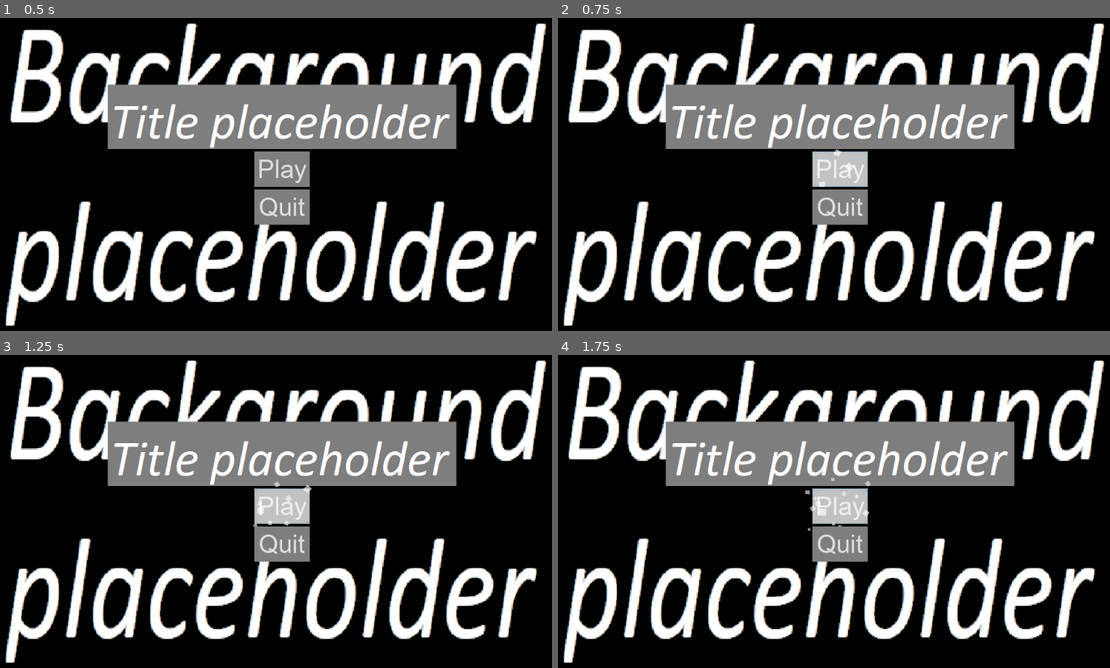
Above: before the commit, frames 1-4 (two rows, left to right).
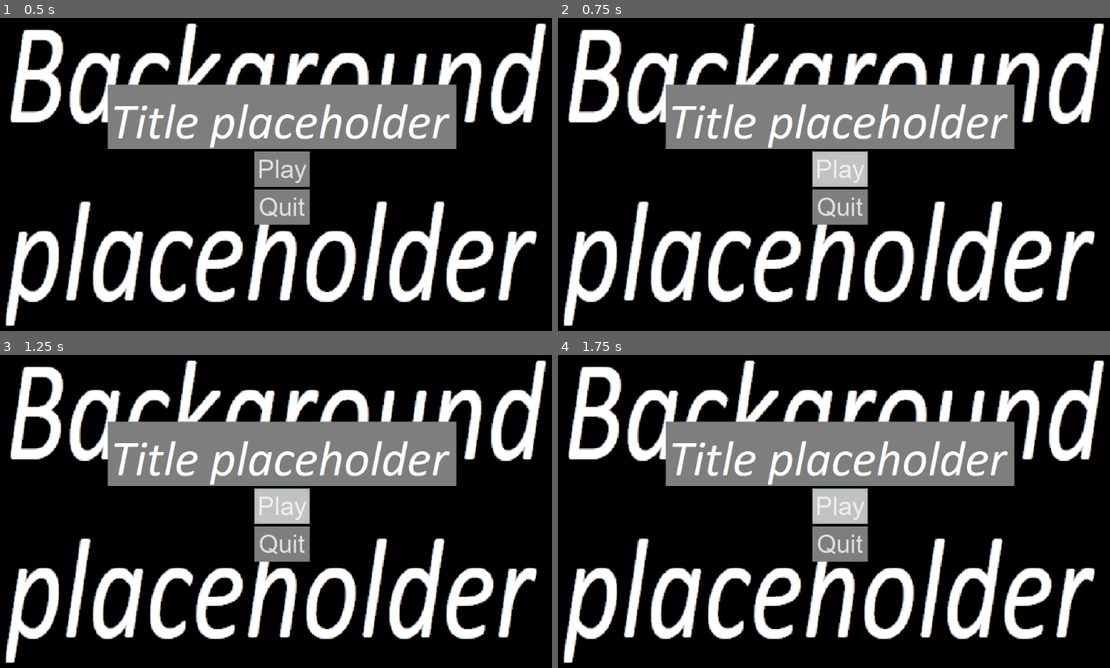
Above: after the commit, the same moments.

Repository: VB-s-game-dev-team/teraformer-game
Game: Godot game, scene res://TitleScreen/TitleScreen.tscn
The game is run twice, just before and just after one commit, with the same random seed, the same clock (stepped at 60 frames per second) and the same inputs.
Inputs:
- Up to frame 1 (0.5 s): no input
- Up to frame 2 (0.75 s): click "Play" at 0.5 s
- Up to frame 3 (1.25 s): no input
- Up to frame 4 (1.75 s): click "Play" at 1.25 s

Frame 1 is identical in both runs. In frame 2, less than 0.1% of the frame differs, in the area x 47-54%, y 41-55%; in frame 3, less than 0.1%; in frame 4, 0.1%, in the area x 44-57%, y 39-57%.
Error before the commit: Parse Error: The identifier "GlobalStuff" isn't a valid type (not a script or class), or couldn't be found on base "self". (res://TitleScreen/MainMenu.gd:3)

Commit message:
Fixed building spot and added resource bar
Info about resource bar and resources in a comment in ResourcesBar.gd

Diff:
--- a/GlobalStuff.gd
+++ b/GlobalStuff.gd
@@ -7,7 +7,7 @@
 func _ready():
 	set_screen("TitleScreen")
 
-#Swith to a new screen
+# Switch to a new screen
 # The active one is deleted
 # "" as a parameter closes the game
 func set_screen(path: String):
--- a/Planet/Planet.gd
+++ b/Planet/Planet.gd
@@ -8,18 +8,22 @@
 var _rotation_timer := OS.get_ticks_msec()
 var _was_rotating = false
 
+# Process
 func _process(delta: float) -> void:
 	if _rotation_timer + _planet_rotation_duration - 1000 * delta > OS.get_ticks_msec():
 		PlanetRotationNode.rotate(delta * _planet_rotation_direction * _planet_rotation_speed * PI / 2)
 	elif _was_rotating:
 		_terminate_rotation()
 
+# Left rotate button on click
 func _on_LeftRotateButton_button_up() -> void:
 	_initiate_rotation(1)
 
+# Right rotate button on click
 func _on_RightRotateButton_button_up() -> void:
 	_initiate_rotation(-1)
 
+# Set rotation variables and disable input
 func _initiate_rotation(new_direction: int)	-> void:
 	_was_rotating = true
 	get_tree().get_root().set_disable_input(true)
@@ -28,6 +32,7 @@
 	_rotation_timer = OS.get_ticks_msec()
 	PlanetRotationNode.rotation_position = (PlanetRotationNode.rotation_position + new_direction) % 4
 
+# Fix any rotation errors and enable input
 func _terminate_rotation() -> void:
 	get_tree().get_root().set_disable_input(false)
 	PlanetRotationNode.fix_rotation_error()
--- a/Planet/Planet.tscn
+++ b/Planet/Planet.tscn
@@ -6,7 +6,8 @@
 [ext_resource path="res://Planet/base.png" type="Texture" id=4]
 [ext_resource path="res://Planet/station.png" type="Texture" id=5]
 [ext_resource path="res://Planet/Planet.gd" type="Script" id=6]
-[ext_resource path="res://BuildingSpot/BuildingSpot.tscn" type="PackedScene" id=8]
+[ext_resource path="res://ResourcesBar/ResourcesBar.tscn" type="PackedScene" id=7]
+[ext_resource path="res://Planet/building_spot/building_spot.tscn" type="PackedScene" id=8]
 
 [sub_resource type="DynamicFont" id=1]
 size = 32
@@ -303,6 +304,10 @@
 __meta__ = {
 "_edit_use_anchors_": false
 }
+
+[node name="ResourcesBar" parent="." instance=ExtResource( 7 )]
+margin_left = 464.0
+margin_right = 1872.0
 [connection signal="button_down" from="PlanetRotationNode/Base/ShopButton" to="." method="_on_ShopButton_button_down"]
 [connection signal="button_down" from="PlanetRotationNode/MineStation/MineButton" to="." method="_on_MineButton_button_down"]
 [connection signal="button_down" from="PlanetRotationNode/BattleStation/BattleButton" to="." method="_on_BattleButton_button_down"]
--- a/BuildingSpot/BuildingSpot.gd
+++ b/Planet/building_spot/building_spot.gd
@@ -3,7 +3,11 @@
 onready var BuyMenu = $BuyMenu
 
 func _on_BuyButton_button_up() -> void:
+	get_tree().paused = true
+	pause_mode = Node.PAUSE_MODE_PROCESS
 	BuyMenu.visible = true
 
 func _on_CloseButton_button_up() -> void:
+	get_tree().paused = false
+	pause_mode = Node.PAUSE_MODE_STOP
 	BuyMenu.visible = false
--- a/BuildingSpot/BuildingSpot.tscn
+++ b/Planet/building_spot/building_spot.tscn
@@ -1,9 +1,9 @@
 [gd_scene load_steps=6 format=2]
 
 [ext_resource path="res://fonts/ARIAL.TTF" type="DynamicFontData" id=1]
-[ext_resource path="res://BuildingSpot/BuildingSpot.gd" type="Script" id=2]
-[ext_resource path="res://BuildingSpot/buildingSpot.png" type="Texture" id=3]
-[ext_resource path="res://BuildingSpot/buildingSpotMenu.png" type="Texture" id=4]
+[ext_resource path="res://Planet/building_spot/building_spot.gd" type="Script" id=2]
+[ext_resource path="res://Planet/building_spot/buildingSpot.png" type="Texture" id=3]
+[ext_resource path="res://Planet/building_spot/buildingSpotMenu.png" type="Texture" id=4]
 
 [sub_resource type="DynamicFont" id=1]
 size = 27
--- /dev/null
+++ b/ResourcesBar/ResourcesBar.gd
@@ -0,0 +1,15 @@
+extends Control
+
+onready var CosmicCreditsValue = $CosmicCreditsValue
+onready var StarDustValue = $StarDustValue
+onready var LevelValue = $LevelValue
+onready var XPValue = $XPValue
+
+func _ready() -> void:
+	pass
+# Sets the values according to the global variables
+# Names like cosmic credits and star dust are temporary, but in any case:
+# star dust ... more rare / premium currency
+# cosmic credits ... more common currency to buy most stuff
+# level and XP ... self-explanatory, acquired by terraforming
+# resources ... do not know the types yet
--- /dev/null
+++ b/ResourcesBar/ResourcesBar.tscn
@@ -0,0 +1,128 @@
+[gd_scene load_steps=6 format=2]
+
+[ext_resource path="res://ResourcesBar/resources_bar.png" type="Texture" id=1]
+[ext_resource path="res://fonts/ARIAL.TTF" type="DynamicFontData" id=2]
+[ext_resource path="res://global_graphics/game_theme.tres" type="Theme" id=3]
+[ext_resource path="res://ResourcesBar/ResourcesBar.gd" type="Script" id=4]
+
+[sub_resource type="DynamicFont" id=1]
+size = 19
+use_mipmaps = true
+font_data = ExtResource( 2 )
+
+[node name="ResourcesBar" type="Control"]
+margin_right = 1408.0
+margin_bottom = 80.0
+theme = ExtResource( 3 )
+script = ExtResource( 4 )
+__meta__ = {
+"_edit_use_anchors_": false
+}
+
+[node name="Texture" type="TextureRect" parent="."]
+margin_right = 1376.0
+margin_bottom = 64.0
+texture = ExtResource( 1 )
+expand = true
+__meta__ = {
+"_edit_use_anchors_": false
+}
+
+[node name="CosmicCreditsLabel" type="RichTextLabel" parent="."]
+margin_left = 16.0
+margin_top = 8.0
+margin_right = 96.0
+margin_bottom = 56.0
+custom_fonts/normal_font = SubResource( 1 )
+text = "Cosmic Credits"
+__meta__ = {
+"_edit_use_anchors_": false
+}
+
+[node name="CosmicCreditsValue" type="RichTextLabel" parent="."]
+margin_left = 96.0
+margin_top = 16.0
+margin_right = 112.0
+margin_bottom = 64.0
+custom_fonts/normal_font = SubResource( 1 )
+text = "0"
+__meta__ = {
+"_edit_use_anchors_": false
+}
+
+[node name="StarDustLabel" type="RichTextLabel" parent="."]
+margin_left = 144.0
+margin_top = 8.0
+margin_right = 208.0
+margin_bottom = 56.0
+custom_fonts/normal_font = SubResource( 1 )
+text = "Star Dust"
+__meta__ = {
+"_edit_use_anchors_": false
+}
+
+[node name="StarDustValue" type="RichTextLabel" parent="."]
+margin_left = 224.0
+margin_top = 16.0
+margin_right = 240.0
+margin_bottom = 64.0
+custom_fonts/normal_font = SubResource( 1 )
+text = "0"
+__meta__ = {
+"_edit_use_anchors_": false
+}
+
+[node name="LevelLabel" type="RichTextLabel" parent="."]
+margin_left = 1152.0
+margin_top = 16.0
+margin_right = 1216.0
+margin_bottom = 40.0
+custom_fonts/normal_font = SubResource( 1 )
+text = "Level"
+__meta__ = {
+"_edit_use_anchors_": false
+}
+
+[node name="LevelValue" type="RichTextLabel" parent="."]
+margin_left = 1216.0
+margin_top = 16.0
+margin_right = 1232.0
+margin_bottom = 40.0
+custom_fonts/normal_font = SubResource( 1 )
+text = "0"
+__meta__ = {
+"_edit_use_anchors_": false
+}
+
+[node name="XPBar" type="RichTextLabel" parent="."]
+margin_left = 1280.0
+margin_top = 16.0
+margin_right = 1344.0
+margin_bottom = 40.0
+custom_fonts/normal_font = SubResource( 1 )
+text = "XP"
+__meta__ = {
+"_edit_use_anchors_": false
+}
+
+[node name="XPValue" type="RichTextLabel" parent="."]
+margin_left = 1328.0
+margin_top = 16.0
+margin_right = 1344.0
+margin_bottom = 40.0
+custom_fonts/normal_font = SubResource( 1 )
+text = "0"
+__meta__ = {
+"_edit_use_anchors_": false
+}
+
+[node name="ResourcesLabel" type="RichTextLabel" parent="."]
+margin_left = 560.0
+margin_top = 8.0
+margin_right = 768.0
+margin_bottom = 56.0
+custom_fonts/normal_font = SubResource( 1 )
+text = "Resources will be shown here"
+__meta__ = {
+"_edit_use_anchors_": false
+}
--- a/TitleScreen/TitleScreen.tscn
+++ b/TitleScreen/TitleScreen.tscn
@@ -1,23 +1,9 @@
-[gd_scene load_steps=8 format=2]
+[gd_scene load_steps=5 format=2]
 
 [ext_resource path="res://TitleScreen/MainMenu.gd" type="Script" id=1]
-[ext_resource path="res://TitleScreen/particle.png" type="Texture" id=2]
 [ext_resource path="res://TitleScreen/background.png" type="Texture" id=3]
 [ext_resource path="res://TitleScreen/title.png" type="Texture" id=4]
 [ext_resource path="res://global_graphics/game_theme.tres" type="Theme" id=5]
-[ext_resource path="res://TitleScreen/ParticleButton.tscn" type="PackedScene" id=6]
-
-[sub_resource type="ParticlesMaterial" id=1]
-flag_disable_z = true
-spread = 180.0
-gravity = Vector3( 0, 0, 0 )
-initial_velocity = 100.0
-initial_velocity_random = 1.0
-angular_velocity = 50.0
-angular_velocity_random = 1.0
-orbit_velocity = 0.0
-orbit_velocity_random = 0.0
-damping = 5.0
 
 [node name="MainMenu" type="MarginContainer"]
 anchor_right = 1.0
@@ -34,7 +20,7 @@
 texture = ExtResource( 3 )
 expand = true
 
-[node name="Container" type="VBoxContainer" parent="."]
+[node name="VBoxContainer" type="VBoxContainer" parent="."]
 margin_left = 236.0
 margin_top = 189.0
 margin_right = 788.0
@@ -45,39 +31,29 @@
 "_edit_use_anchors_": false
 }
 
-[node name="Title" type="TextureRect" parent="Container"]
+[node name="Title" type="TextureRect" parent="VBoxContainer"]
 margin_right = 552.0
 margin_bottom = 102.0
 texture = ExtResource( 4 )
 
-[node name="TitleParticles" type="Particles2D" parent="Container/Title"]
-visible = false
-amount = 50
-lifetime = 5.0
-visibility_rect = Rect2( -1.2839, -1.52361, 553.72, 104.182 )
-process_material = SubResource( 1 )
-texture = ExtResource( 2 )
-
-[node name="ButtonContainer" type="VBoxContainer" parent="Container"]
+[node name="VBoxContainer" type="VBoxContainer" parent="VBoxContainer"]
 margin_left = 232.0
 margin_top = 106.0
 margin_right = 320.0
 margin_bottom = 222.0
 size_flags_horizontal = 4
 
-[node name="PlayButton" parent="Container/ButtonContainer" instance=ExtResource( 6 )]
-anchor_right = 0.0
-anchor_bottom = 0.0
+[node name="Button" type="Button" parent="VBoxContainer/VBoxContainer"]
 margin_right = 88.0
 margin_bottom = 56.0
 text = "Play"
 
-[node name="QuitButton" parent="Container/ButtonContainer" instance=ExtResource( 6 )]
-anchor_right = 0.0
-anchor_bottom = 0.0
+[node name="QuitButton" type="Button" parent="VBoxContainer/VBoxContainer"]
 margin_top = 60.0
 margin_right = 88.0
 margin_bottom = 116.0
 text = "Quit"
-[connection signal="pressed" from="Container/ButtonContainer/PlayButton" to="." method="_on_PlayButton_pressed"]
-[connection signal="pressed" from="Container/ButtonContainer/QuitButton" to="." method="_on_QuitButton_pressed"]
+__meta__ = {
+"_edit_use_anchors_": false
+}
+[connection signal="pressed" from="VBoxContainer/VBoxContainer/QuitButton" to="." method="_on_QuitButton_pressed"]
--- a/project.godot
+++ b/project.godot
@@ -8,9 +8,14 @@
 
 config_version=4
 
-_global_script_classes=[  ]
+_global_script_classes=[ {
+"base": "Node",
+"class": "GlobalStuff",
+"language": "GDScript",
+"path": "res://GlobalStuff.gd"
+} ]
 _global_script_class_icons={
-
+"GlobalStuff": ""
 }
 
 [application]
Not shown: 1 places in Planet/Planet.tscn that only renumber resources
Renamed: BuildingSpot/buildingSpot.png -> Planet/building_spot/buildingSpot.png
Not shown, changed: Planet/building_spot/buildingSpot.png.import
Renamed: BuildingSpot/buildingSpotMenu.png -> Planet/building_spot/buildingSpotMenu.png
Not shown, added: Planet/building_spot/buildingSpotMenu.png.import
Binary file added: ResourcesBar/resources_bar.png
Not shown, changed: ResourcesBar/resources_bar.png.import
